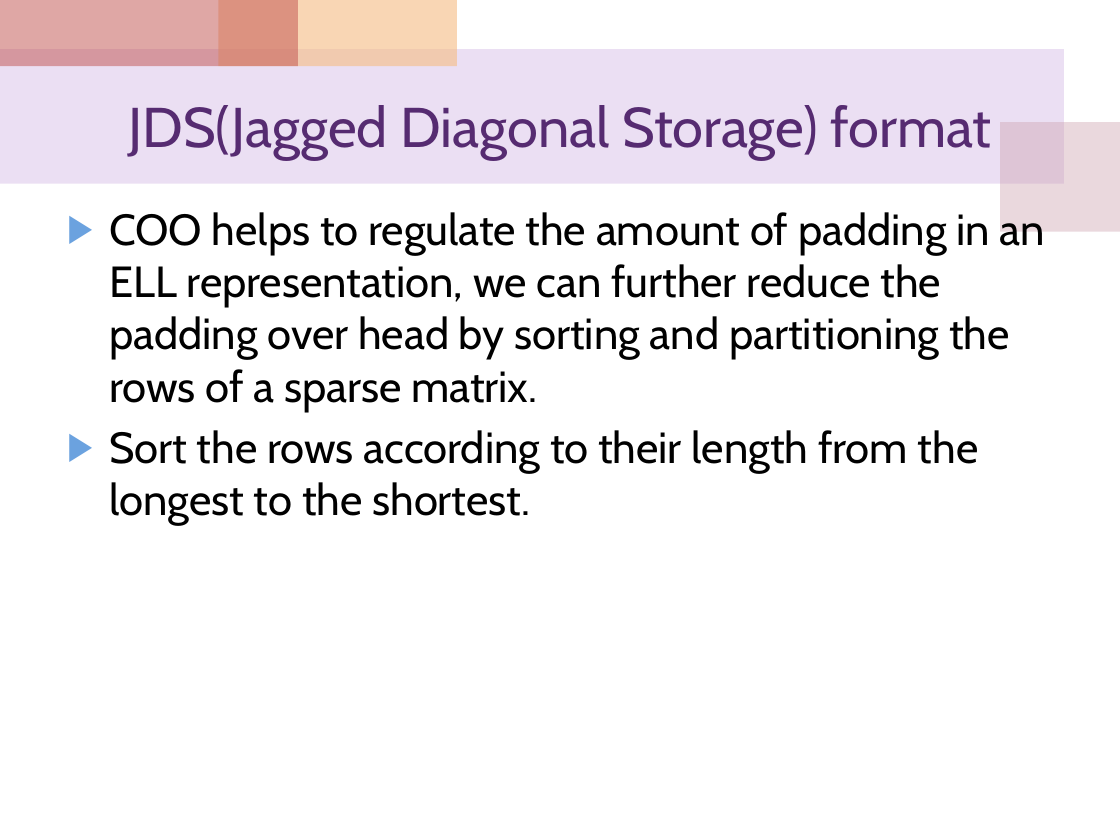
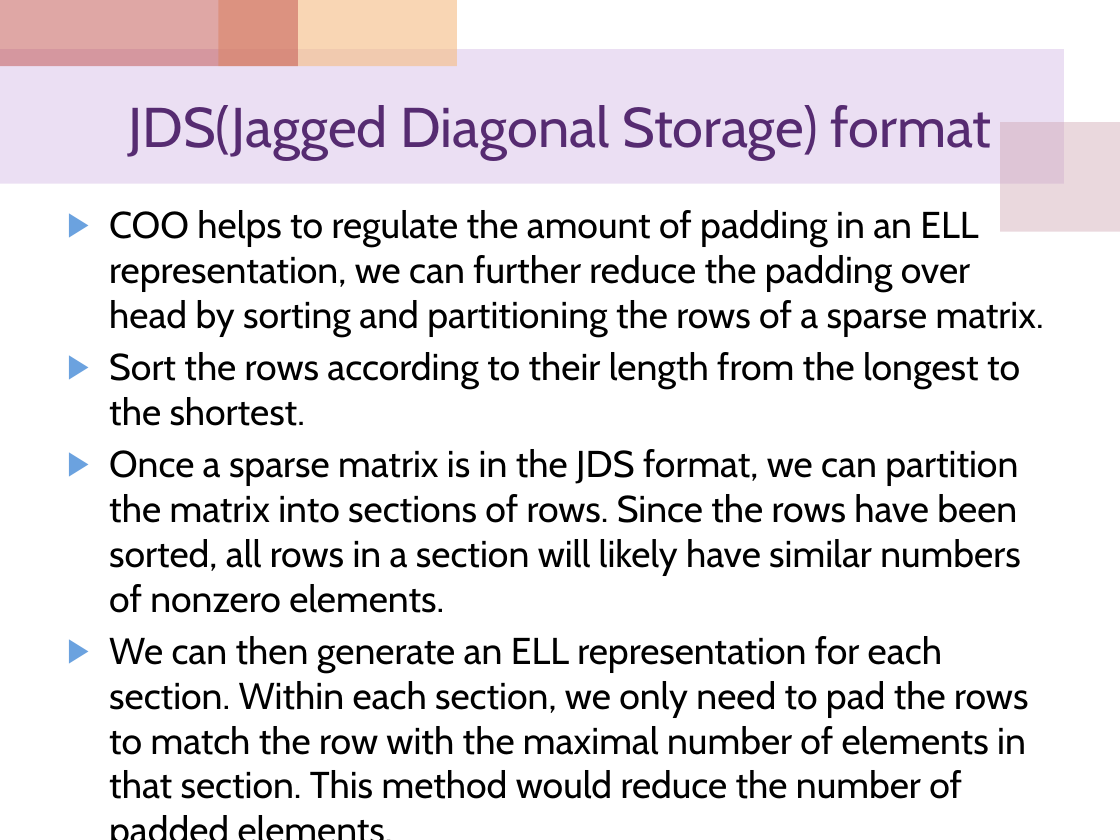
Before and after one commit to cocojk/major, a slide deck: slide 23 of gpu/EE817 Lecture 13 Sparse Matrix-Vector Multiplication.pptx. Drawn at 1120x840 pixels with LibreOffice and Linux fonts; fonts in the diff are those of the drawing. Boxes give left, top, right and bottom in pixels: in the first picture for what was removed or moved away, otherwise in the second. Text is boxed around its words. In the diff, an @@ line names an element or a change of style, - is before the commit and + after.

```diff
--- a/gpu/EE817 Lecture 13 Sparse Matrix-Vector Multiplication.pptx
+++ b/gpu/EE817 Lecture 13 Sparse Matrix-Vector Multiplication.pptx
@@ text at (109,210,1044,426): size 28 to 24 pt in "COO helps to regulate the amount of ...", "Sort the rows according to their length ..." @@
@@ text at (109,449,1028,755): paragraphs added @@
+▶ Once a sparse matrix is in the JDS format, we can partition the matrix into sections of rows. Since the rows have been sorted, all rows in a section will likely have similar numbers of nonzero elements.
+▶ We can then generate an ELL representation for each section. Within each section, we only need to pad the rows to match the row with the maximal number of elements in that section. This method would reduce the number of padded elements.
```
Also in this commit, not shown: 6 other slides changed, 28 other files.
